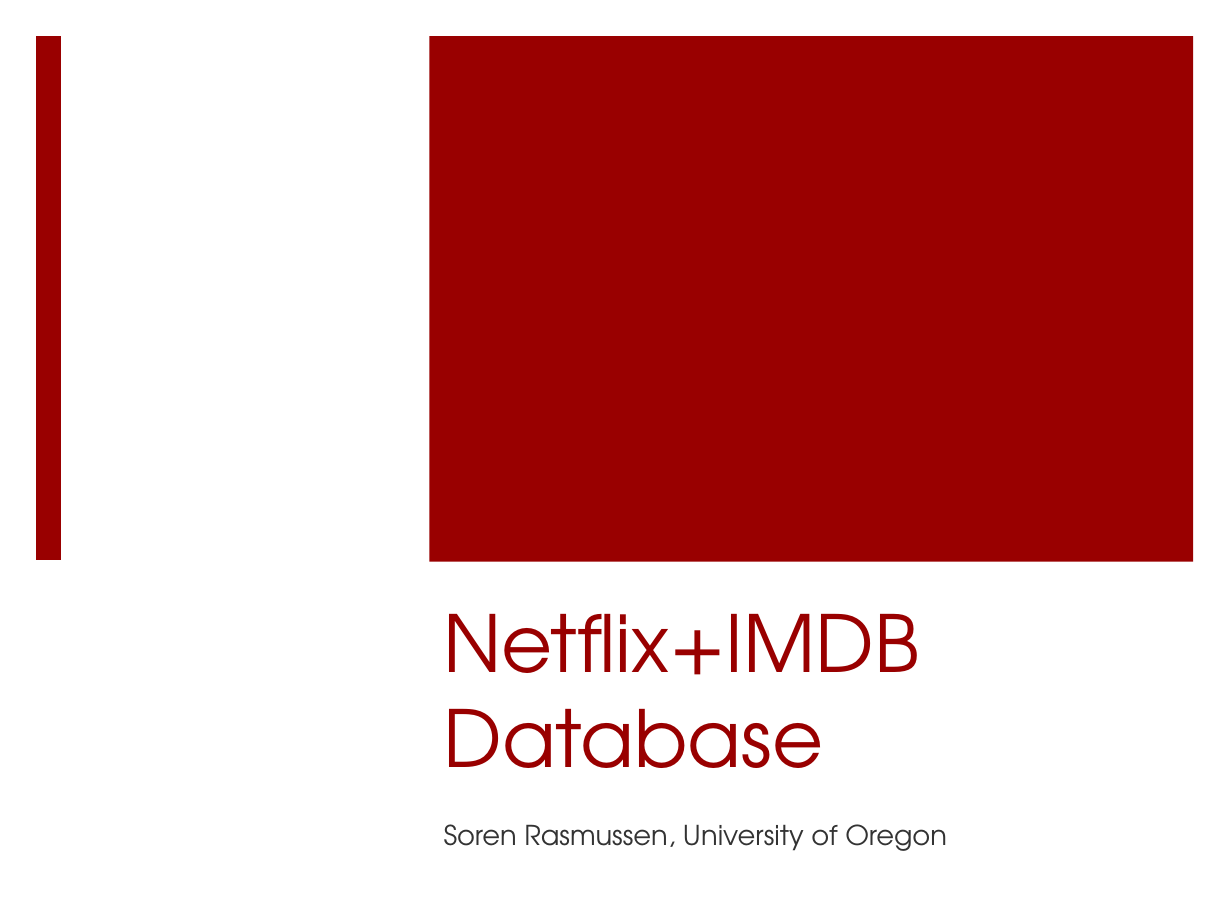
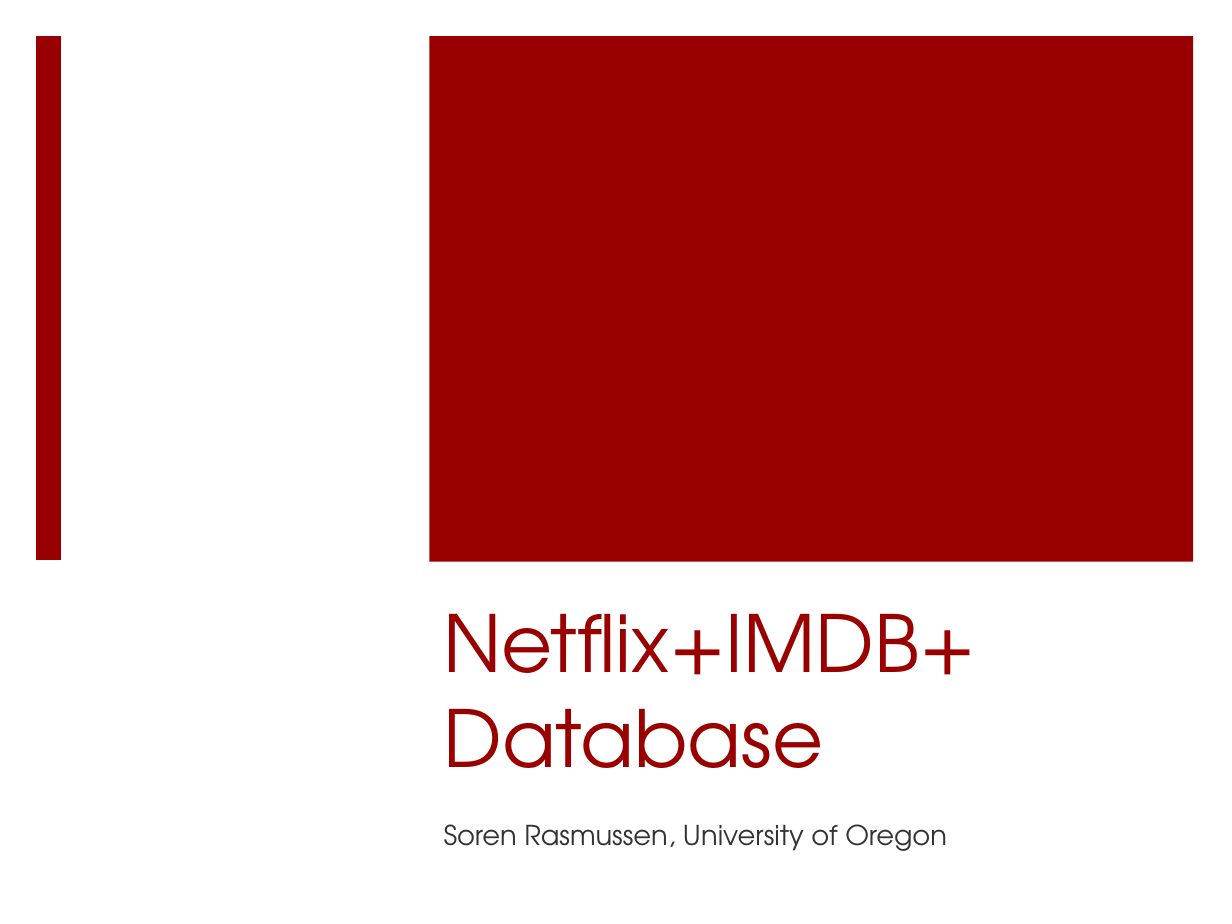
Before and after one commit to scrasmussen/euler-enigma, a slide deck: slide 1 of project/movieML/presentation.pptx. Drawn at 1232x924 pixels with LibreOffice and Linux fonts; fonts in the diff are those of the drawing. Boxes give left, top, right and bottom in pixels: in the first picture for what was removed or moved away, otherwise in the second. Text is boxed around its words. In the diff, an @@ line names an element or a change of style, - is before the commit and + after.

```diff
--- a/project/movieML/presentation.pptx
+++ b/project/movieML/presentation.pptx
@@ title at (x1=444, y1=613, x2=977, y2=768): text changed @@
-Netflix+IMDB Database
+Netflix+IMDB+ Database
```
Also in this commit, not shown: 2 other slides changed, 2 slides added, 2 slides removed.
